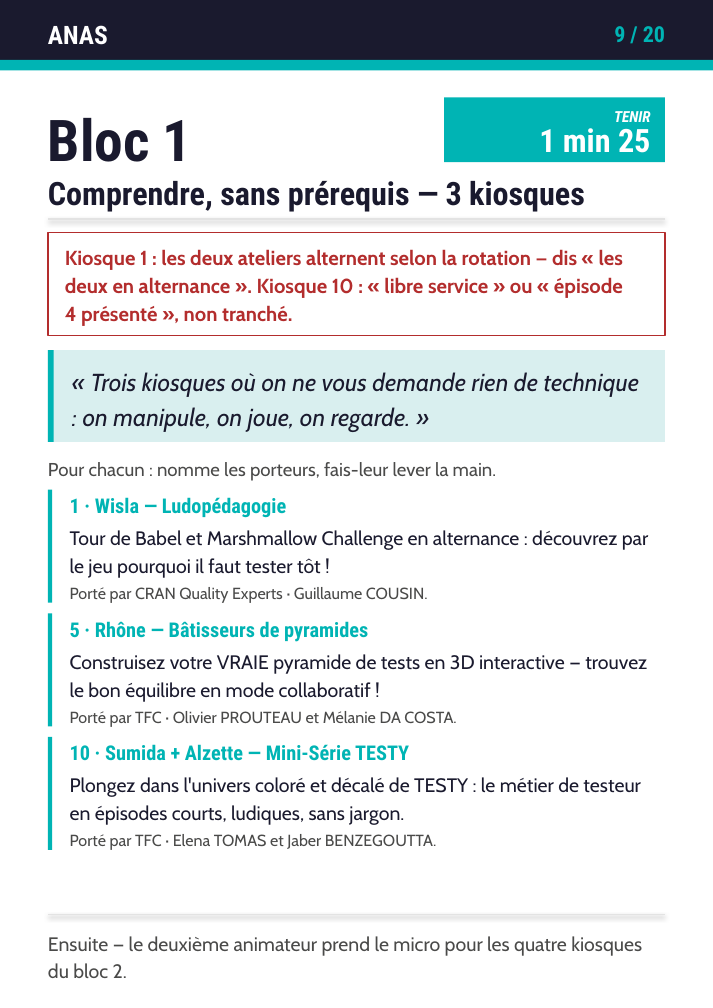
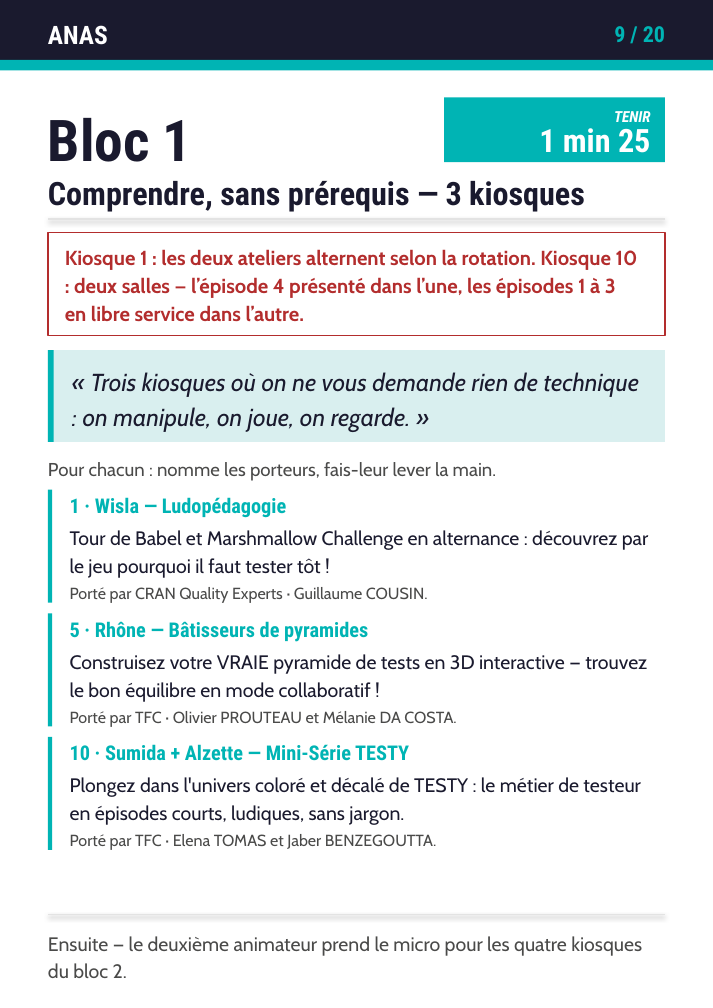
Before and after one commit to caa-jdelaux/info-hub, a slide deck: slide 9 of outils/fiches/fiches-animateurs.pptx. Drawn at 713x1008 pixels with LibreOffice and Linux fonts; fonts in the diff are those of the drawing. Boxes give left, top, right and bottom in pixels: in the first picture for what was removed or moved away, otherwise in the second. Text is boxed around its words. In the diff, an @@ line names an element or a change of style, - is before the commit and + after.

```diff
--- a/outils/fiches/fiches-animateurs.pptx
+++ b/outils/fiches/fiches-animateurs.pptx
@@ text at <box>65,249,638,322</box>: text changed @@
-Kiosque 1 : les deux ateliers alternent selon la rotation — dis « les deux en alternance ». Kiosque 10 : « libre service » ou « épisode 4 présenté », non tranché.
+Kiosque 1 : les deux ateliers alternent selon la rotation. Kiosque 10 : deux salles — l’épisode 4 présenté dans l’une, les épisodes 1 à 3 en libre service dans l’autre.
```
Also in this commit, not shown: 1 other slide changed, 8 other files.
